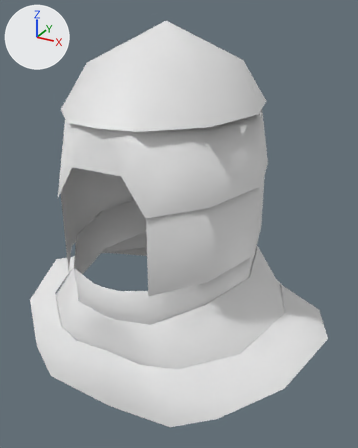
Two versions of the COLLADA model art/meshes/props/helmets/han_cavalry_helmet.dae, one commit apart.
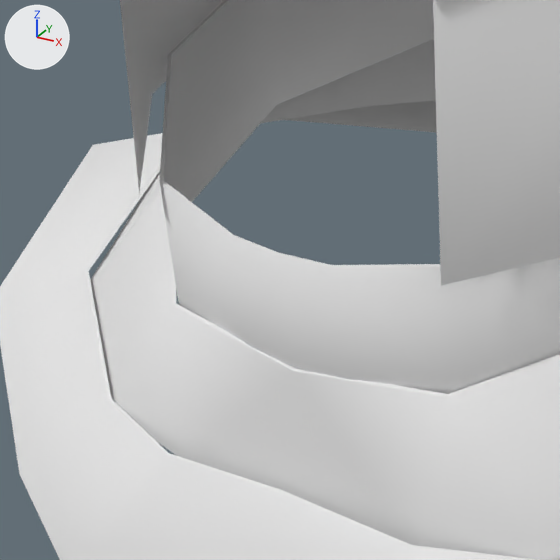
Each version appears first whole from a 50 mm lens placed at (0.0062, -0.01081, 0.04403), pointed at (0.0003, -0.00009, 0.03867), and next in a close-up on the part from 9% to 50% of the width and 49% to 82% of the height. The axes (+X, +Y, +Z) are drawn at upper left. The lights are the same throughout.
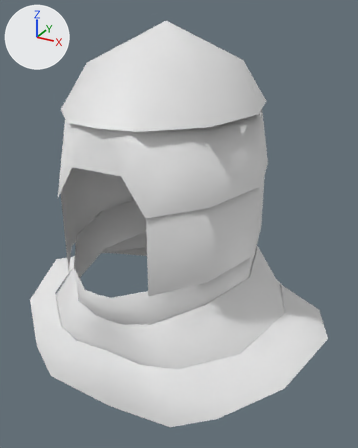
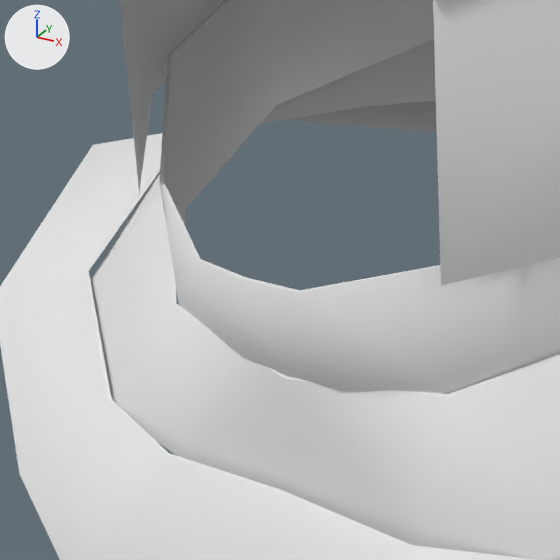
The newer file is also turned or shifted as a whole; pictures and numbers use the older file's frame.

Where the change shows, as pixel boxes [x1, y1, x2, y2] in the close-ups (560 x 560 px; the box of a moved part takes in the faces that stretch with it):
part 1 of me_chin_heavy_cavalry_helmet, moved or reshaped
    both: [160, 180, 454, 394]
part 2 of me_chin_heavy_cavalry_helmet, moved or reshaped
    before: [172, 237, 448, 545]
    after: [172, 261, 448, 545]

The change, as a diff of the scene's bpy script:
```diff
--- a/art/meshes/props/helmets/han_cavalry_helmet.dae.py
+++ b/art/meshes/props/helmets/han_cavalry_helmet.dae.py
@@ me_chin_heavy_cavalry_helmet @@
 me_chin_heavy_cavalry_helmet.from_pydata(...)  # 234 vertices, 306 faces; spans x -0.0045..0.0045, y -0.00328..0.00349, z 0.03482..0.04373
 # used by ob_cylinder_002_041; location = (0.0, 0.0, 0.0)
+# me_chin_heavy_cavalry_helmet part 1: all 6 vertices in x -0.00037..0.00037, y -0.00306..-0.00299, z 0.03815 are moved by (0.0, -0.00032, 0.0)
+# me_chin_heavy_cavalry_helmet part 2: all 6 vertices in x -0.00037..0.00037, y -0.00296..-0.00291, z 0.03725..0.03727 are moved by (0.0, -0.00009, 0.0)
```
